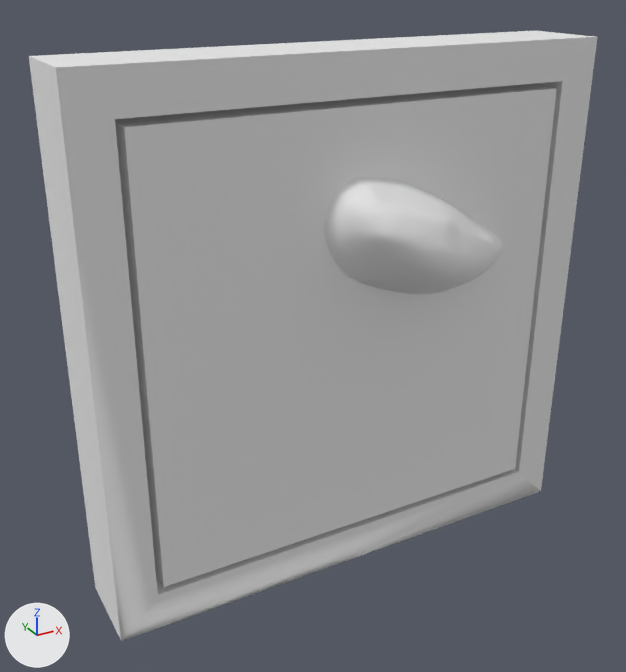
Two versions of the OBJ model Assets/Model/cube17.obj, one commit apart.
One viewpoint serves both versions: a 50 mm lens placed at (-0.188, -0.317, 0.153), pointed at (-0.021, -0.012, 0.001). Lighting does not change. The marker at lower left points along +X, +Y and +Z. Where no turn or scale is listed for an object, it has been applied to the vertices. Vertices at the same position are counted once.

Objects in the first picture: '17', 'frame.297'.
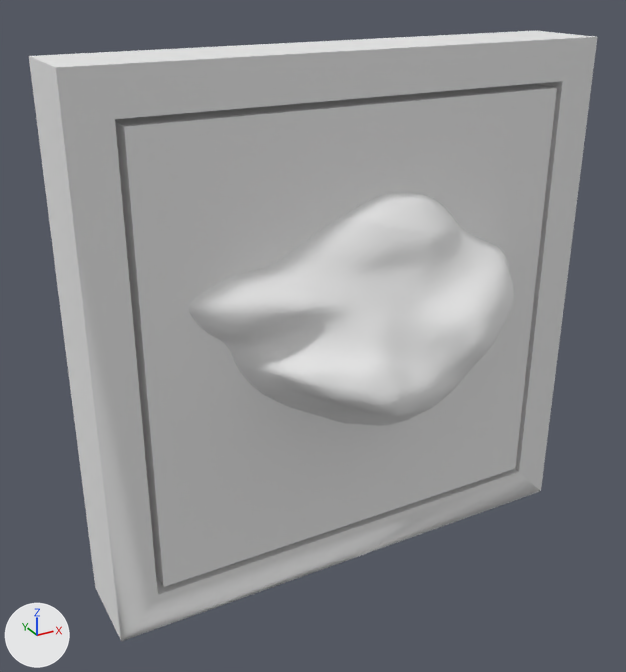
Boxes [x1, y1, x2, y2] around the edits, measured in the pictures (626 x 672 px; the box of a moved part takes in the faces that stretch with it):
part 1 of me_17, moved or reshaped: before [324, 178, 503, 294]; after [189, 193, 514, 426]

The change, as a list of edits to the scene's bpy script:
```text
Change me_17:
    used by ob_17; location = (0.0, 0.0, 0.0)
    remove me_17.from_pydata(...)  # 15639 vertices, 15650 faces; spans x -0.099..0.099, y -0.049..0.02, z -0.099..0.099
    add me_17.from_pydata(...)  # 24740 vertices, 24782 faces; spans x -0.101..0.099, y -0.068..0.02, z -0.099..0.099
    me_17 part 1: 107 vertices moved within x -0.022..0.079, y -0.043..-0.006, z 0.012..0.063; 15369 vertices removed from x -0.023..0.097, y -0.049..-0.002, z 0.006..0.076; 24470 vertices added at x -0.101..0.086, y -0.068..0.006, z -0.059..0.069
```
